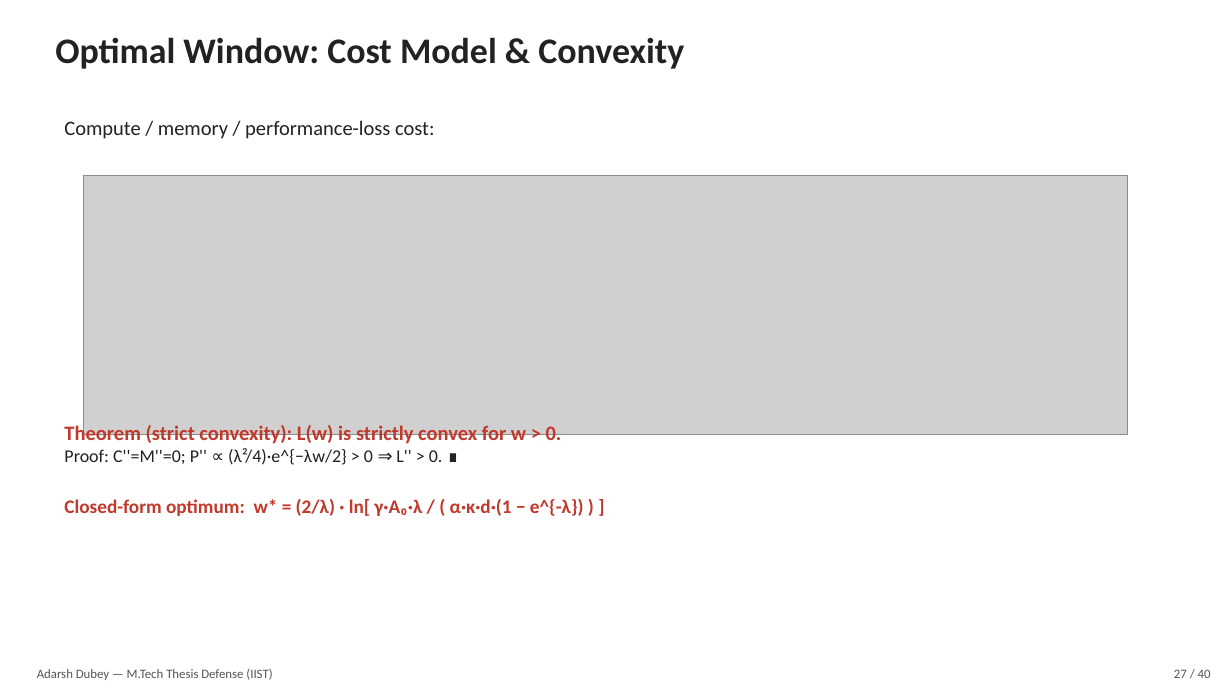
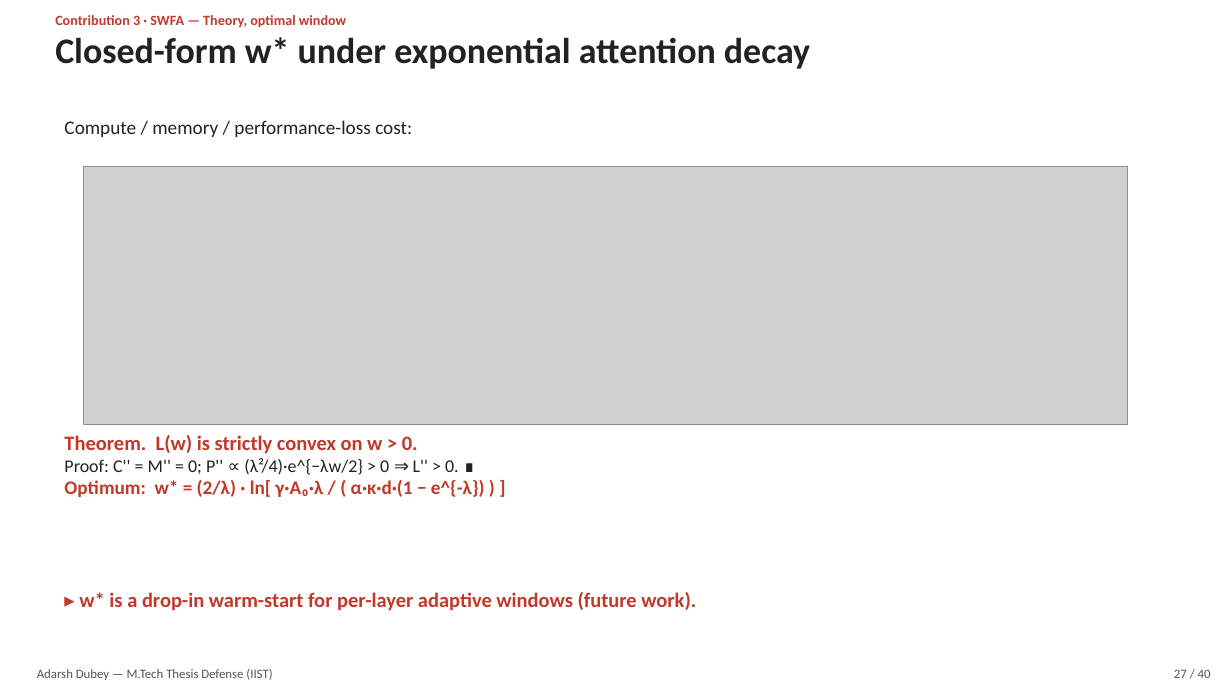
Before and after one commit to adubey-ai/mtech-thesis, a slide deck: slide 27 of thesis_defense.pptx. Drawn at 1232x693 pixels with LibreOffice and Linux fonts; fonts in the diff are those of the drawing; grey boxes stand for pictures. Boxes give left, top, right and bottom in pixels: in the first picture for what was removed or moved away, otherwise in the second. Text is boxed around its words. In the diff, an @@ line names an element or a change of style, - is before the commit and + after.

```diff
--- a/thesis_defense.pptx
+++ b/thesis_defense.pptx
@@ text at bbox=[55, 15, 346, 28]: text changed; size 28 to 11 pt; text colour #222222 to #C0392B @@
-Optimal Window: Cost Model & Convexity
+Contribution 3 · SWFA — Theory, optimal window
@@ text added at bbox=[55, 37, 810, 69], 28 pt, text #222222, bold @@
+Closed-form w* under exponential attention decay
@@ text "Compute / memory / performance-loss ..." at bbox=[64, 120, 412, 137]: size 16 to 15 pt @@
@@ picture: place and size @@
-picture at bbox=[83, 176, 1128, 434]
+picture at bbox=[83, 166, 1128, 425]
@@ text at bbox=[64, 435, 485, 497]: text changed; size 15 to 14 pt @@
-Theorem (strict convexity): L(w) is strictly convex for w > 0.
-Proof: C''=M''=0; P'' ∝ (λ²/4)·e^{−λw/2} > 0 ⇒ L'' > 0. ∎
-Closed-form optimum: w* = (2/λ) · ln[ γ·A₀·λ / ( α·κ·d·(1 − e^{-λ}) ) ]
+Theorem. L(w) is strictly convex on w > 0.
+Proof: C'' = M'' = 0; P'' ∝ (λ²/4)·e^{−λw/2} > 0 ⇒ L'' > 0. ∎
+Optimum: w* = (2/λ) · ln[ γ·A₀·λ / ( α·κ·d·(1 − e^{-λ}) ) ]
@@ text added at bbox=[79, 592, 696, 611], 16 pt, text #C0392B, bold @@
+▸ w* is a drop-in warm-start for per-layer adaptive windows (future work).
```
Also in this commit, not shown: 30 other slides changed, 9 slides added, 9 slides removed, 1 other file.
